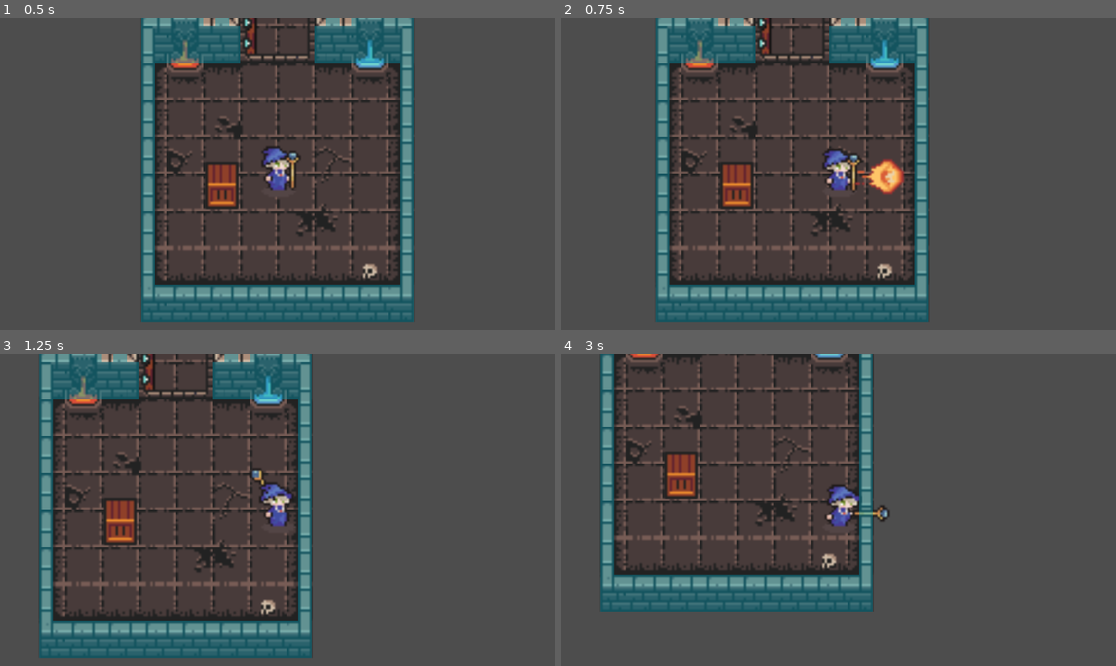
Above: before the commit, frames 1-4 (two rows, left to right).
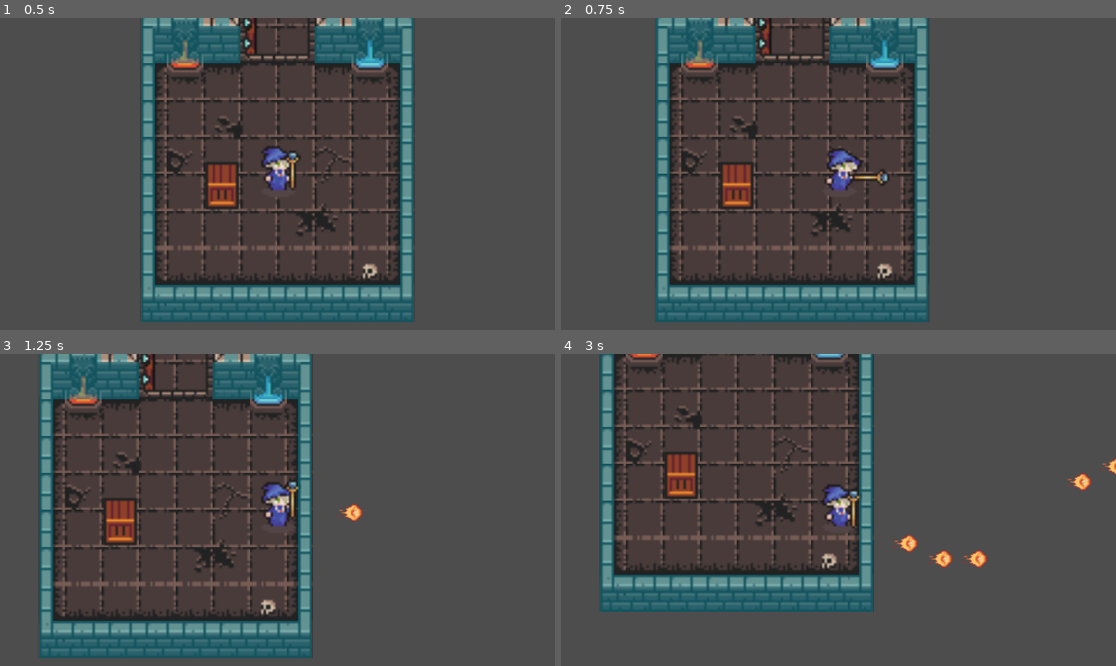
Above: after the commit, the same moments.

Repository: jrginn/LEAD-Academy-2024
Game: Godot game, scene res://dungeon.tscn
Same seed, same stepped clock (60 frames per second), same inputs: the game is played once before the commit and once after it.
Inputs (mouse positions are in pixels of both pictures, inside the frame that each line leads up to):
- Up to frame 1 (0.5 s): no input
- Up to frame 2 (0.75 s): move the mouse to (960, 158) at 0.52 s; press the mouse at (960, 158) at 0.53 s; hold Right (move_right) from 0.53 s (still down)
- Up to frame 3 (1.25 s): keep holding Right (move_right)
- Up to frame 4 (3 s): move the mouse to (727, 525) at 1.27 s; release Right (move_right) at 1.28 s; release the mouse at (727, 525) at 1.28 s; hold Down (move_down) 1.28-2.03 s; click (727, 525) at 1.35 s; move the mouse to (894, 441) at 2.02 s; press the mouse at (894, 441) at 2.03 s; hold Right (move_right) 2.03-2.78 s; move the mouse to (810, 572) at 2.77 s; release the mouse at (810, 572) at 2.78 s; hold Up (move_up) from 2.78 s (still down); click (810, 572) at 2.85 s

Frame 1 is identical in both runs. In frame 2, 1.1% of the frame differs, in the area x 47-62%, y 41-57%; in frame 3, 0.5%; in frame 4, 1.3%, in the area x 47-100%, y 33-69%.

Commit message:
timed fireball to animation

Diff:
--- a/lead-game/fireball.tscn
+++ b/lead-game/fireball.tscn
@@ -10,6 +10,7 @@
 [node name="fireball" type="Area2D"]
 top_level = true
 visibility_layer = 1023
+scale = Vector2(0.5, 0.5)
 collision_mask = 257
 script = ExtResource("1_ydgoc")
 
--- a/lead-game/player.gd
+++ b/lead-game/player.gd
@@ -32,14 +32,6 @@
 
 	if is_attacking: return # do not change animations before attack has completed
 
-	#if is_facing_right && rotation == PI:
-		#rotation += PI
-		#scale.y = 1
-	#elif not is_facing_right && rotation == 0:
-		#rotation += PI
-		#print(rotation)
-		#scale.y = -1
-
 	if Input.is_action_pressed("left_click"):
 		state = States.ATTACK
 		shoot()
@@ -47,15 +39,6 @@
 		state = States.WALK
 	else:
 		state = States.IDLE
-	#look_at(get_global_mouse_position())
-	#if get_global_mouse_position().x > position.x:
-		#flip_h = false
-	#elif get_global_mouse_position().x < position.x:
-		#flip_h = true
-	#if velocity.x < 0:
-		#scale = Vector2(-1,1)
-	#elif velocity.x > 0:
-		#scale = Vector2(1,1)
 
 func set_state(new_state: int):
 	state = new_state
@@ -64,11 +47,6 @@
 		$AnimatedSprite2D.animation = "idle"
 	elif state == States.WALK:
 		$AnimatedSprite2D.animation = "walk"
-		#$AnimatedSprite2D.flip_h = not is_facing_right
-		#if is_facing_right:
-			#$ShootPoint.position.x = abs($ShootPoint.position.x)  # Ensure it's on the right
-		#else:
-			#$ShootPoint.position.x = -abs($ShootPoint.position.x)  # Flip to the left
 
 	elif state == States.ATTACK:
 		is_attacking = true
@@ -80,7 +58,8 @@
 	state = States.IDLE
 
 func shoot():
+	await get_tree().create_timer(.2).timeout
 	var p = Projectile.instantiate()
 	get_tree().current_scene.add_child(p)
-	#p.look_at(get_global_mouse_position())
 	p.transform = $ShootPoint.global_transform
+	p.scale = Vector2(4,4)
--- a/lead-game/projectile.gd
+++ b/lead-game/projectile.gd
@@ -1,6 +1,6 @@
 extends Area2D
 
-var speed = 75
+var speed = 100
 
 func _physics_process(delta):
 	position += transform.x * speed * delta
--- a/lead-game/wizard.tscn
+++ b/lead-game/wizard.tscn
@@ -143,7 +143,7 @@
 }],
 "loop": false,
 "name": &"attack",
-"speed": 5.0
+"speed": 20.0
 }, {
 "frames": [{
 "duration": 1.0,
